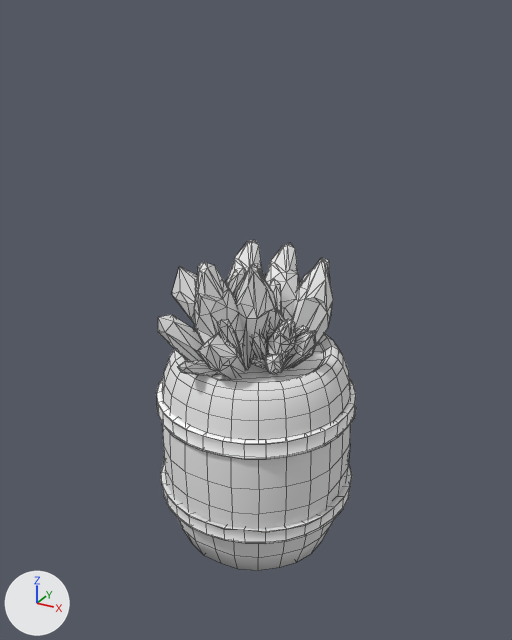
What one commit did to the FBX model Assets/FBX/Obstacles/Barrel.fbx.
Before and after are seen from a 50 mm lens placed at (1.32, -2.39, 2.25), pointed at (0.0, 0.0, 1.05). Lighting does not change. The marker at lower left points along +X, +Y and +Z. Mesh edges are drawn as thin lines. Where no turn or scale is listed for an object, it has been applied to the vertices.

The first picture shows 'Barrel', 'BarrelCrystals'.
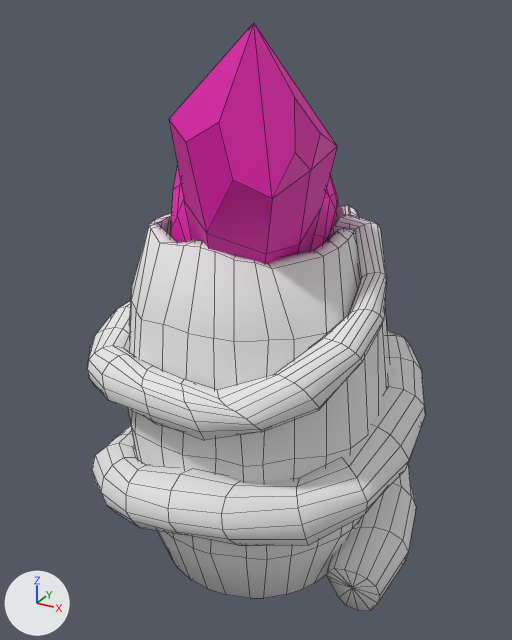
Pixel boxes [x1, y1, x2, y2] of what changed, in the pictures (512 x 640 px):
```json
{"object": "BarrelVine", "change": "added", "after": [87, 215, 425, 611]}
{"object": "BarrelBody", "change": "added", "after": [128, 205, 390, 598]}
{"object": "BarrelCrystals", "change": "reshaped, moved, turned", "before": [158, 240, 333, 379], "after": [169, 23, 338, 264]}
{"object": "Barrel", "change": "deleted", "before": [156, 330, 356, 570], "faces in mat_logmat (white #e7e7e7)": [162, 330, 351, 570], "faces in mat_rockmat (white #ffffff)": [156, 378, 356, 544]}
{"part": 1, "of": "me_barrelcrystals", "change": "deleted", "before": [172, 240, 333, 379]}
{"part": 2, "of": "me_barrelcrystals", "change": "built on", "before": [158, 315, 204, 361], "after": [169, 23, 338, 264]}
```

The change, as JSON lines over the scene's bpy script:
```json
{"op": "add", "block": "mat_material", "code": ["mat_material = principled_material('Material')", "mat_material.base_color = (0.8, 0.00368, 0.436)  # pink #e70cb0"]}
{"op": "add", "block": "mat_logredmat", "code": ["mat_logredmat = principled_material('LogRedMat')", "mat_logredmat.base_color = (0.8, 0.8, 0.8)  # white #e7e7e7", "mat_logredmat.roughness = 1.0"]}
{"block": "me_barrelcrystals", "where": "# used by ob_barrelcrystals; location = (0.0, 0.0, 0.0); rotation_euler = (1.571, 0.0, 0.0), in degrees (90, 0, 0)"}
{"op": "remove", "block": "me_barrelcrystals", "code": "me_barrelcrystals.from_pydata(...)  # 1036 vertices, 1920 faces; spans x -0.382..0.322, y 0.724..1.387, z -0.371..0.441"}
{"op": "add", "block": "me_barrelcrystals", "code": "me_barrelcrystals.from_pydata(...)  # 163 vertices, 170 faces; spans x -0.331..0.364, y 0.708..2.203, z -0.36..0.508"}
{"block": "me_barrelcrystals", "change": "me_barrelcrystals part 1: 31 loose pieces with 1016 vertices, spanning x -0.382..0.322, y 0.724..1.387, z -0.371..0.441, are deleted"}
{"block": "me_barrelcrystals", "change": "me_barrelcrystals part 2"}
{"block": "me_barrelcrystals", "change": "20 vertices are removed from x -0.251..-0.005, y 0.781..1.157, z 0.096..0.372"}
{"block": "me_barrelcrystals", "change": "36 faces are deleted"}
{"block": "me_barrelcrystals", "change": "163 vertices are added at x -0.331..0.364, y 0.708..2.203, z -0.36..0.508"}
{"block": "me_barrelcrystals", "change": "170 new faces join them"}
{"op": "add", "block": "me_barrelcrystals", "code": "me_barrelcrystals.materials.append(mat_material)  # pink #e70cb0"}
{"op": "add", "block": "me_barrelvine", "code": ["me_barrelvine = bpy.data.meshes.new('BarrelVine')", "me_barrelvine.from_pydata(...)  # 632 vertices, 644 faces; spans x -1.3..0.15, y -0.49..0.97, z -0.11..1.51", "me_barrelvine.materials.append(mat_logmat)  # white #e7e7e7"]}
{"op": "add", "block": "me_barrelbody", "code": ["me_barrelbody = bpy.data.meshes.new('BarrelBody')", "me_barrelbody.from_pydata(...)  # 320 vertices, 320 faces; spans x -0.57..0.56, y -0.57..0.57, z -0.75..0.84", "me_barrelbody.materials.append(mat_logredmat)  # white #e7e7e7"]}
{"op": "set", "path": "ob_barrelcrystals.location", "old": "(0.0, 0.0, 0.0)", "new": "(0.01, -0.047, 0.008)"}
{"op": "set", "path": "ob_barrelcrystals.rotation_euler", "old": "(1.571, 0.0, 0.0)", "new": "(1.571, 0.0, 0.542)", "note": "degrees (90, 0, 0) -> degrees (90, 0, 31)"}
{"op": "remove", "block": "ob_barrel", "code": ["ob_barrel = bpy.data.objects.new('Barrel', me_barrel)", "ob_barrel.location = (0.0, 0.0, 0.0)"]}
{"op": "add", "block": "ob_barrelvine", "code": ["ob_barrelvine = bpy.data.objects.new('BarrelVine', me_barrelvine)", "ob_barrelvine.location = (0.585, -0.235, 0.018)"]}
{"op": "add", "block": "ob_barrelbody", "code": ["ob_barrelbody = bpy.data.objects.new('BarrelBody', me_barrelbody)", "ob_barrelbody.location = (0.0, 0.0, 0.69)"]}
```
